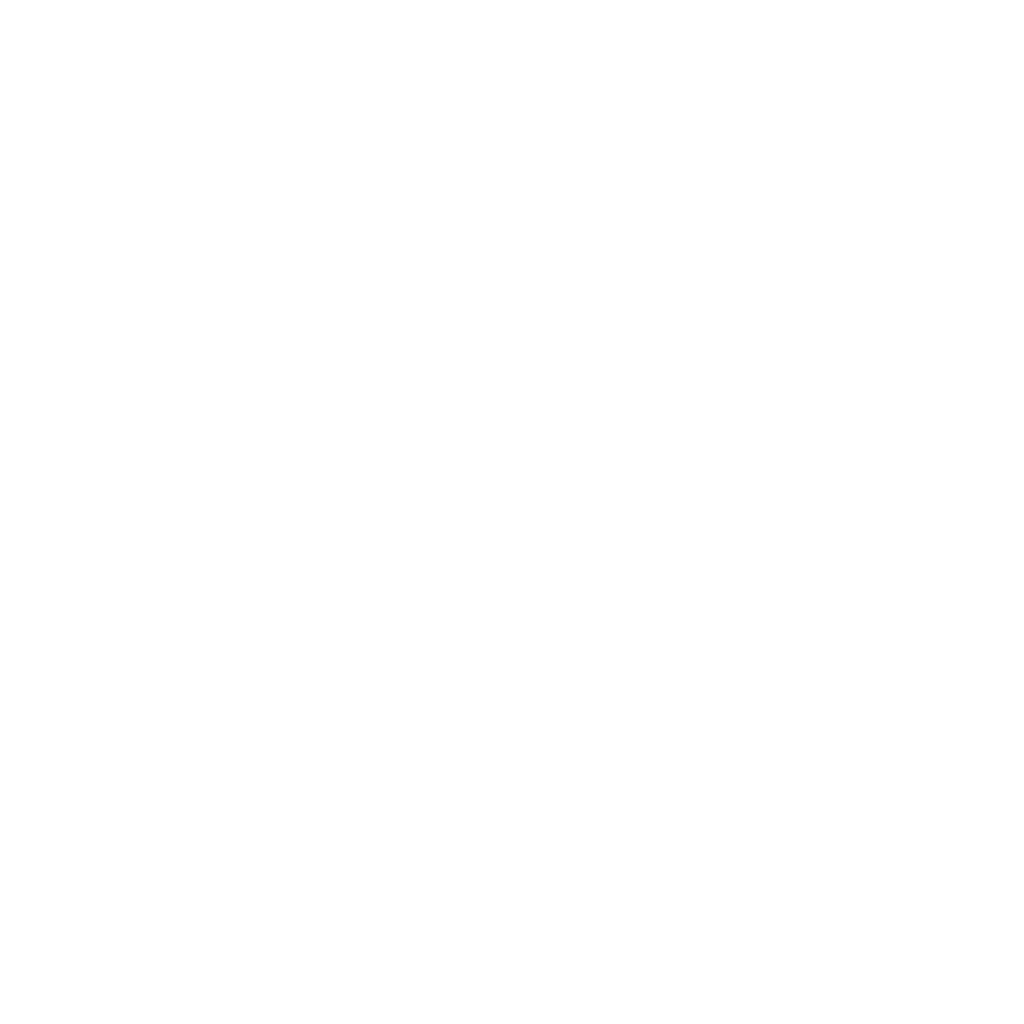
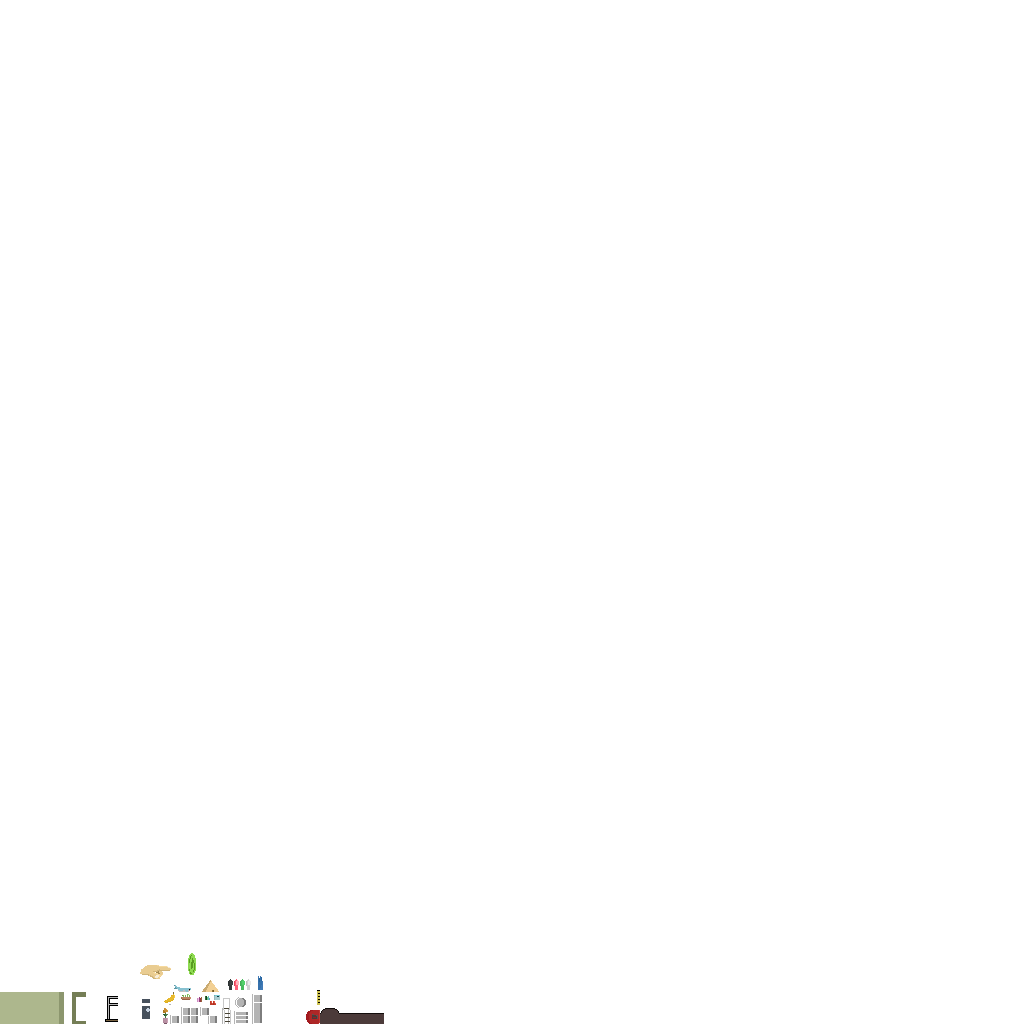
Layer changes from the first w=1024, h=1024 image to the second:
painted on "Background" over [0, 953, 384, 1024]
